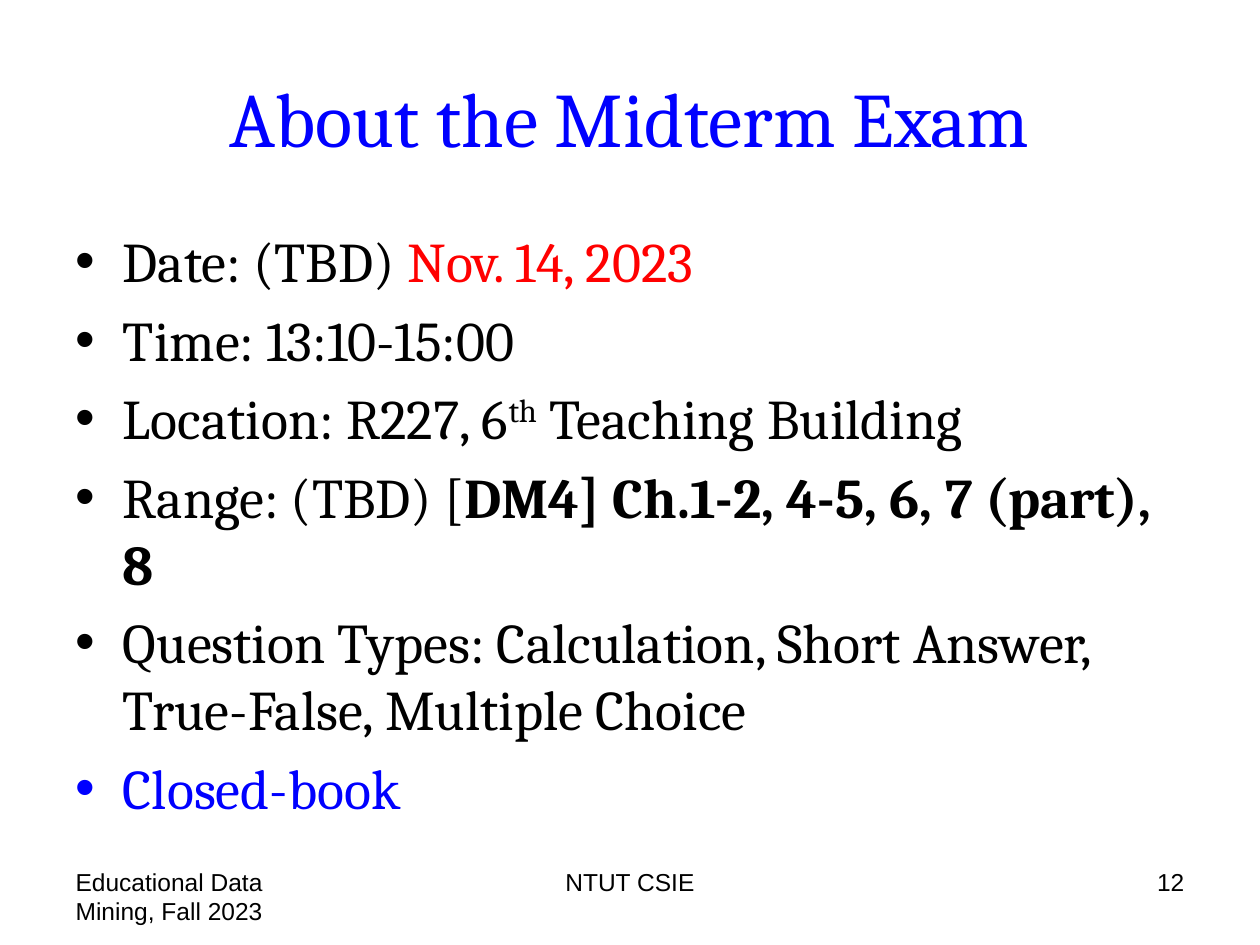
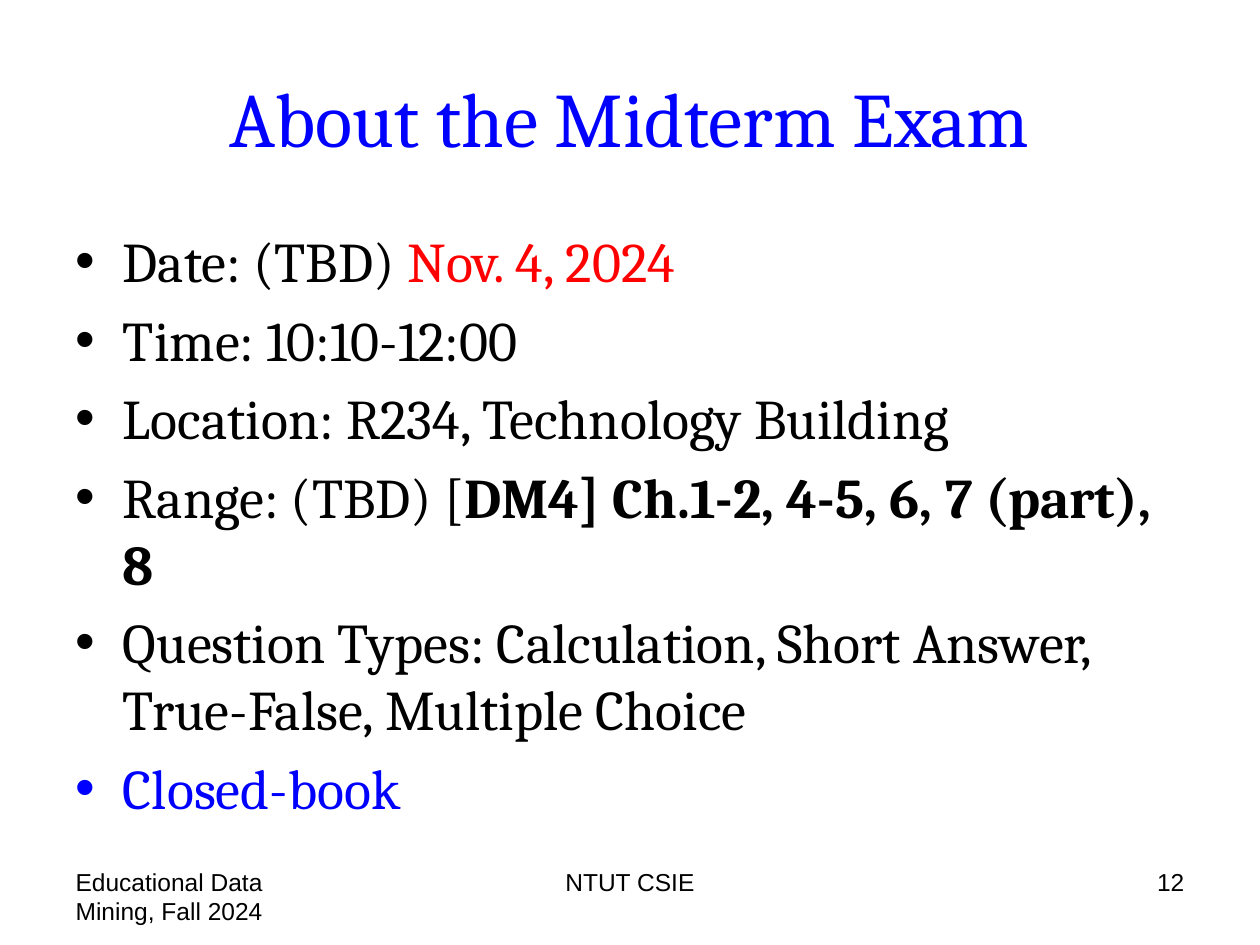
Before and after one commit to chriswjh/chriswjh.github.io, a slide deck: slide 12 of EDM/00-overview.pptx. Drawn at 1260x945 pixels with LibreOffice and Linux fonts; fonts in the diff are those of the drawing. Boxes give left, top, right and bottom in pixels: in the first picture for what was removed or moved away, otherwise in the second. Text is boxed around its words. In the diff, an @@ line names an element or a change of style, - is before the commit and + after.

```diff
--- a/EDM/00-overview.pptx
+++ b/EDM/00-overview.pptx
@@ text at box(123, 242, 949, 452): text changed @@
-• Date: (TBD) Nov. 14, 2023
-• Time: 13:10-15:00
-• Location: R227, 6th Teaching Building
+• Date: (TBD) Nov. 4, 2024
+• Time: 10:10-12:00
+• Location: R234, Technology Building
@@ text at box(76, 873, 263, 925): text changed @@
-Educational Data Mining, Fall 2023
+Educational Data Mining, Fall 2024
```
Also in this commit, not shown: 33 other slides changed.
